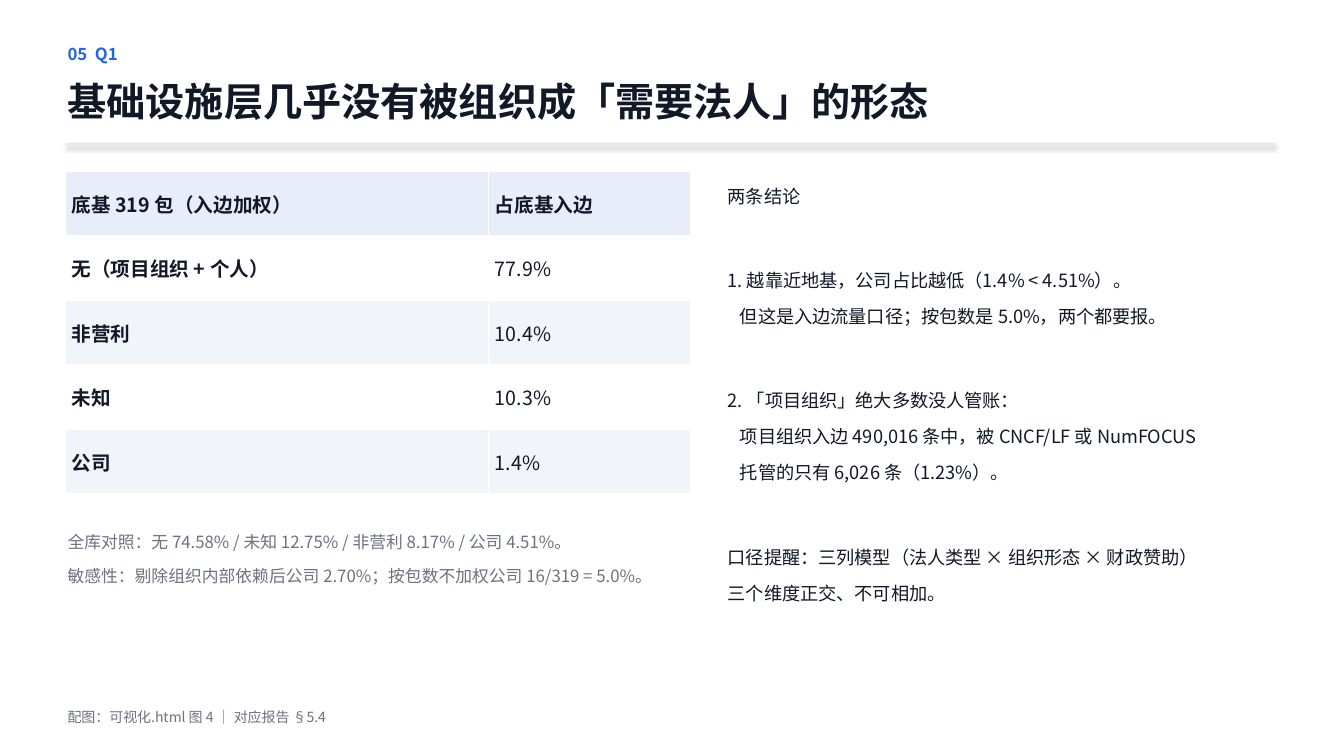
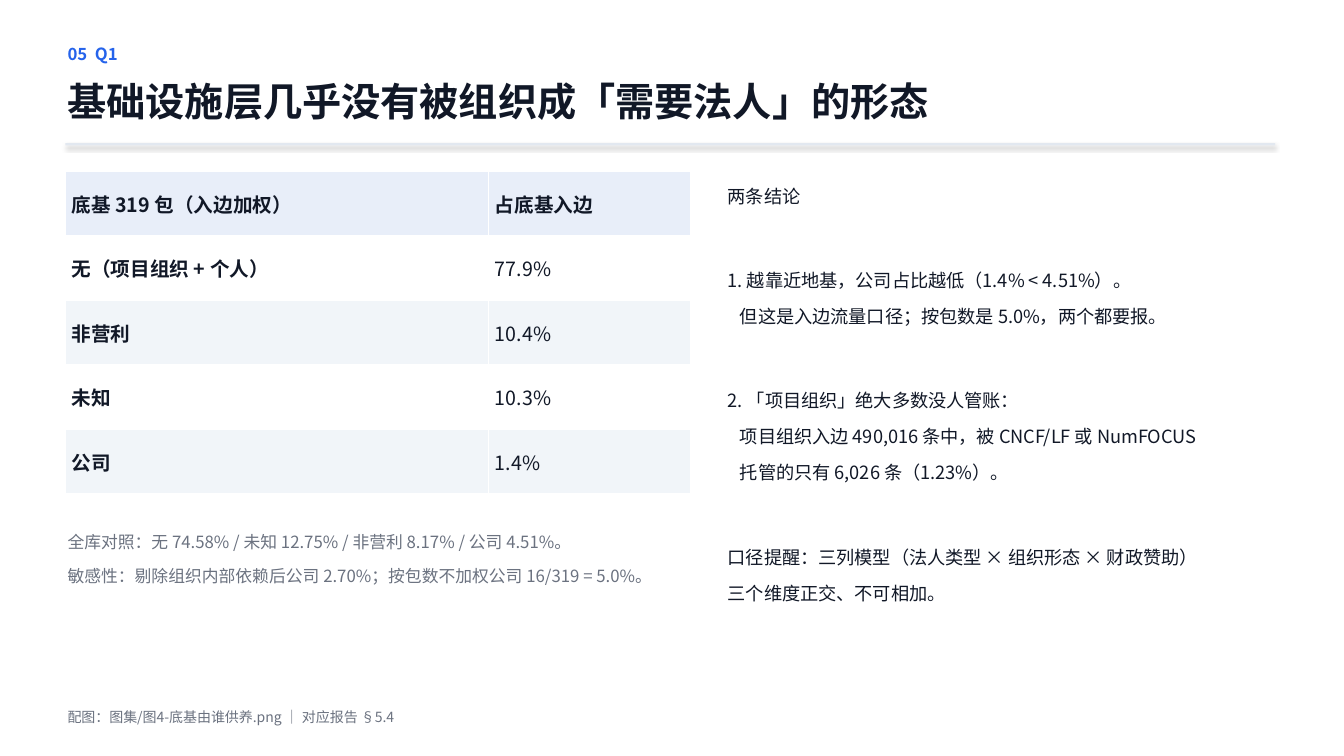
Before and after one commit to lzt-2077/opensource-infra-midterm, a slide deck: slide 7 of 中期展示.pptx (slide 6 before the commit). Drawn at 1344x756 pixels with LibreOffice and Linux fonts; fonts in the diff are those of the drawing. Boxes give left, top, right and bottom in pixels: in the first picture for what was removed or moved away, otherwise in the second. Text is boxed around its words. In the diff, an @@ line names an element or a change of style, - is before the commit and + after.

Commit message:
图集：5 张核心图 + 血缘图 + 领域分块 + 月度增量，PPT 扩到 14 页

```diff
--- a/中期展示.pptx
+++ b/中期展示.pptx
@@ text at (68,710,394,726): text changed @@
-配图：可视化.html 图 4 ｜ 对应报告 §5.4
+配图：图集/图4-底基由谁供养.png ｜ 对应报告 §5.4
```
Also in this commit, not shown: 1 other slide changed, 5 slides added, 16 other files.
